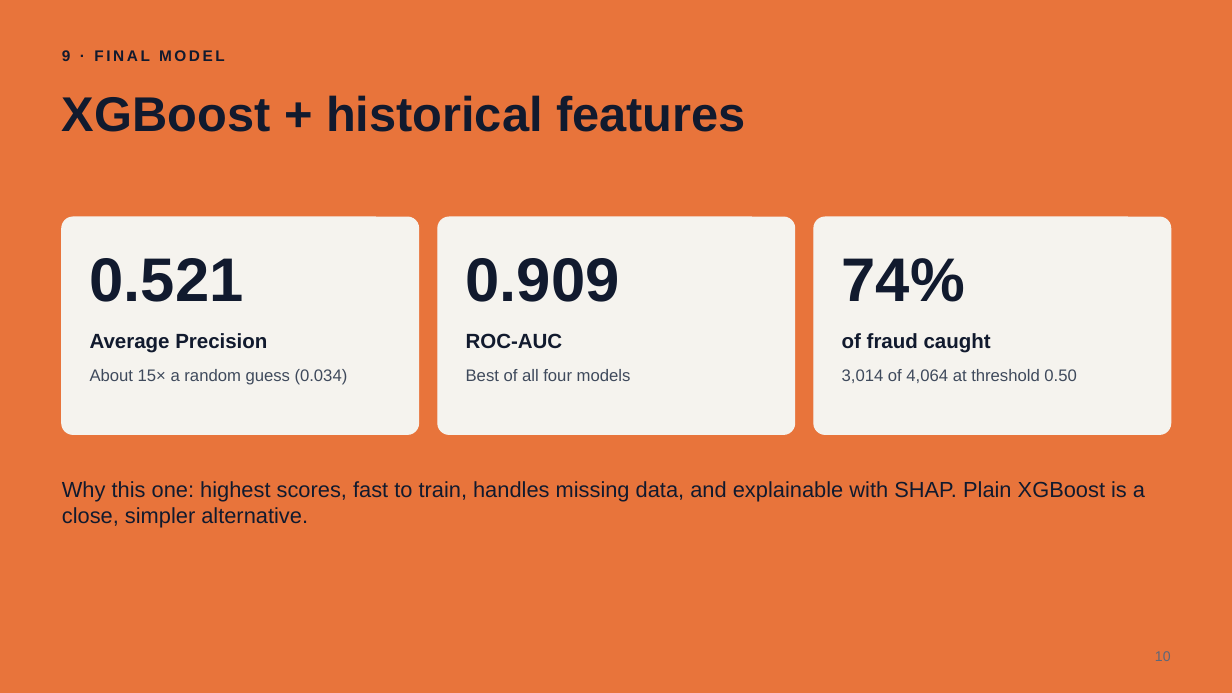
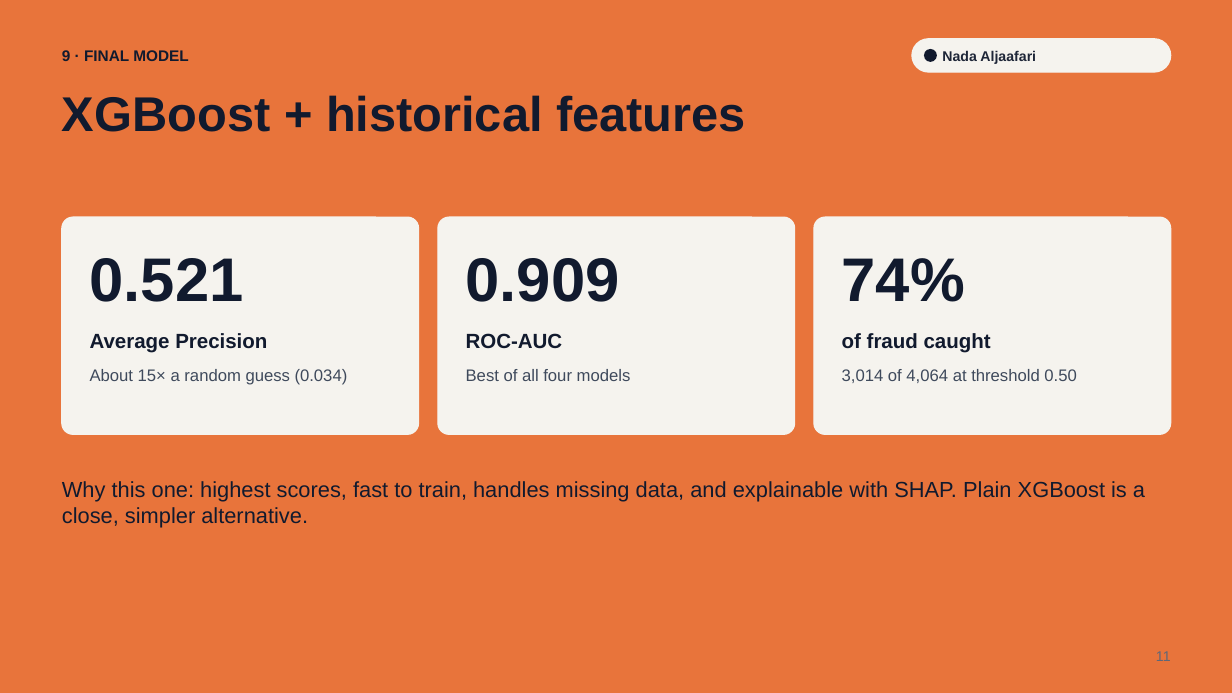
Before and after one commit to NadaMIS/makamin-fraud-detection, a slide deck: slide 11 of makamin-fraud-detection/presentation/MAKAMIN_Presentation.pptx (slide 10 before the commit). Drawn at 1232x693 pixels with LibreOffice and Linux fonts; fonts in the diff are those of the drawing. Boxes give left, top, right and bottom in pixels: in the first picture for what was removed or moved away, otherwise in the second. Text is boxed around its words. In the diff, an @@ line names an element or a change of style, - is before the commit and + after.

```diff
--- a/makamin-fraud-detection/presentation/MAKAMIN_Presentation.pptx
+++ b/makamin-fraud-detection/presentation/MAKAMIN_Presentation.pptx
@@ text "9 · FINAL MODEL" at [62,50,189,61]: letter spacing 2 to 0 pt @@
@@ rounded rectangle added at [912,39,1171,72], fill #F5F3EE, outline #F5F3EE 1 pt @@
@@ ellipse added at [924,49,937,62], fill #111A2E @@
@@ text added at [942,50,1036,64], 11 pt, text #1E2638, bold @@
+Nada Aljaafari
@@ text at [1156,651,1171,661]: text changed @@
-10
+11
```
Also in this commit, not shown: 16 other slides changed, 3 slides added.
